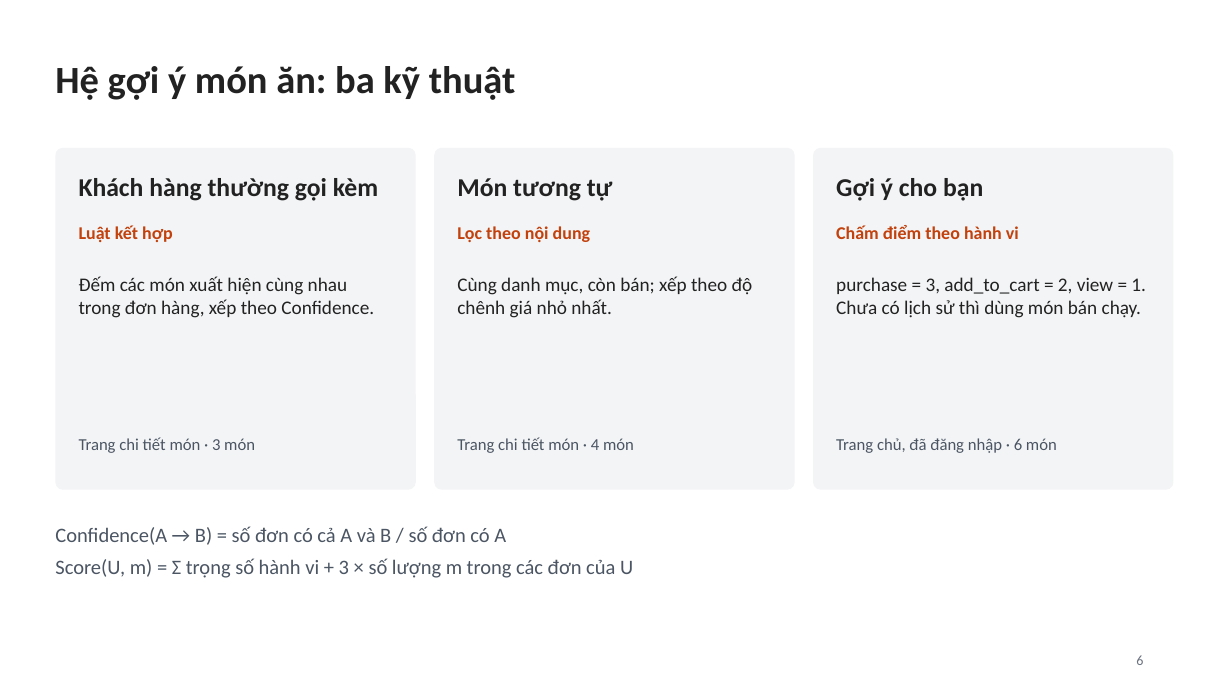
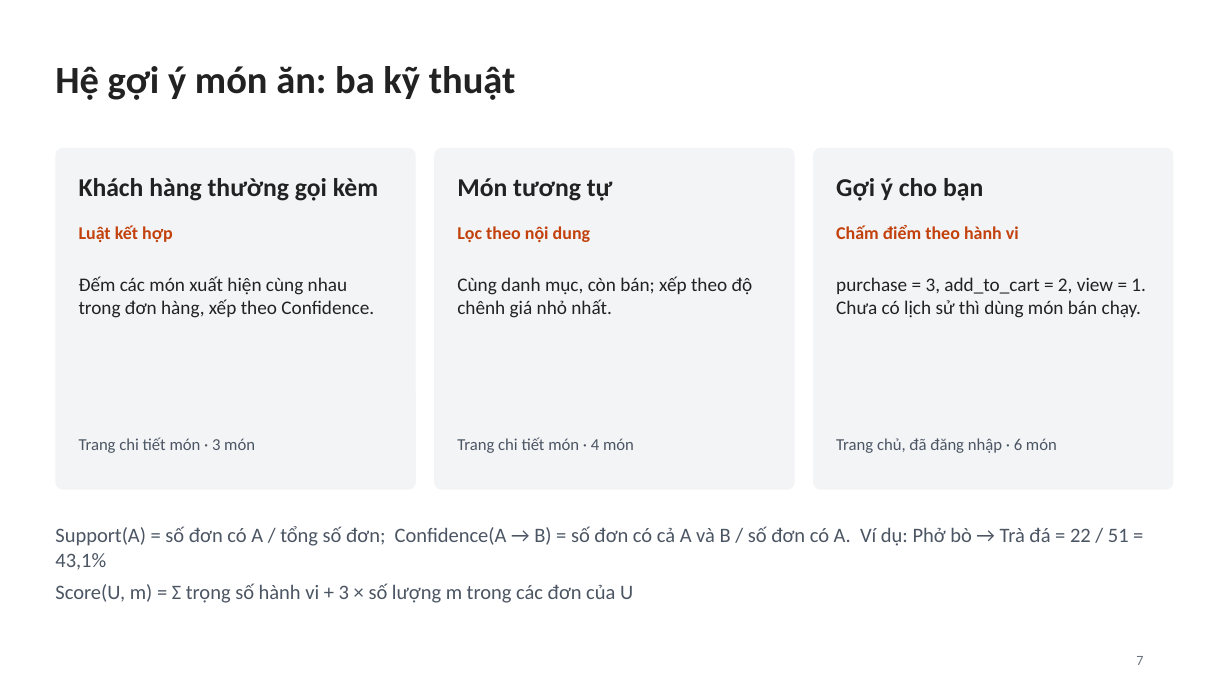
Before and after one commit to truonganvo096-eng/votruongan, a slide deck: slide 7 of Slide_Xây dựng ứng dụng đặt món ăn cho nhà hàng tích hợp gợi ý món ăn thông minh.pptx (slide 6 before the commit). Drawn at 1232x693 pixels with LibreOffice and Linux fonts; fonts in the diff are those of the drawing. Boxes give left, top, right and bottom in pixels: in the first picture for what was removed or moved away, otherwise in the second. Text is boxed around its words. In the diff, an @@ line names an element or a change of style, - is before the commit and + after.

```diff
--- a/Slide_Xây dựng ứng dụng đặt món ăn cho nhà hàng tích hợp gợi ý món ăn thông minh.pptx
+++ b/Slide_Xây dựng ứng dụng đặt món ăn cho nhà hàng tích hợp gợi ý món ăn thông minh.pptx
@@ text at (55,526,1129,569): text changed @@
-Confidence(A → B) = số đơn có cả A và B / số đơn có A
+Support(A) = số đơn có A / tổng số đơn; Confidence(A → B) = số đơn có cả A và B / số đơn có A. Ví dụ: Phở bò → Trà đá = 22 / 51 = 43,1%
@@ page number at (1136,656,1143,665): text changed @@
-6
+7
```
Also in this commit, not shown: 6 other slides changed, 3 slides added.
